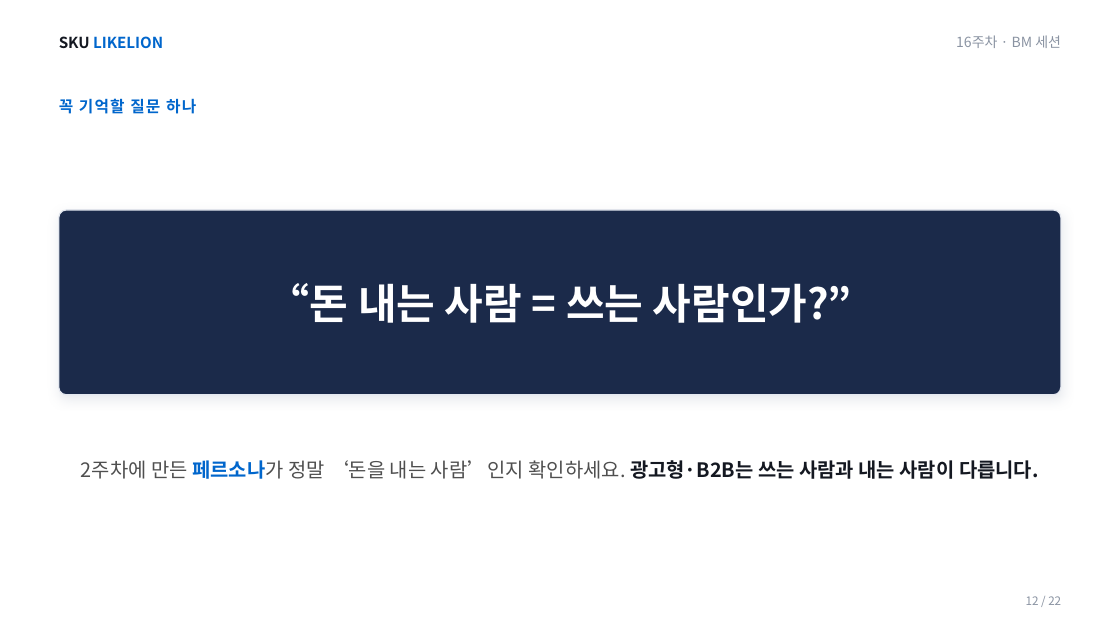
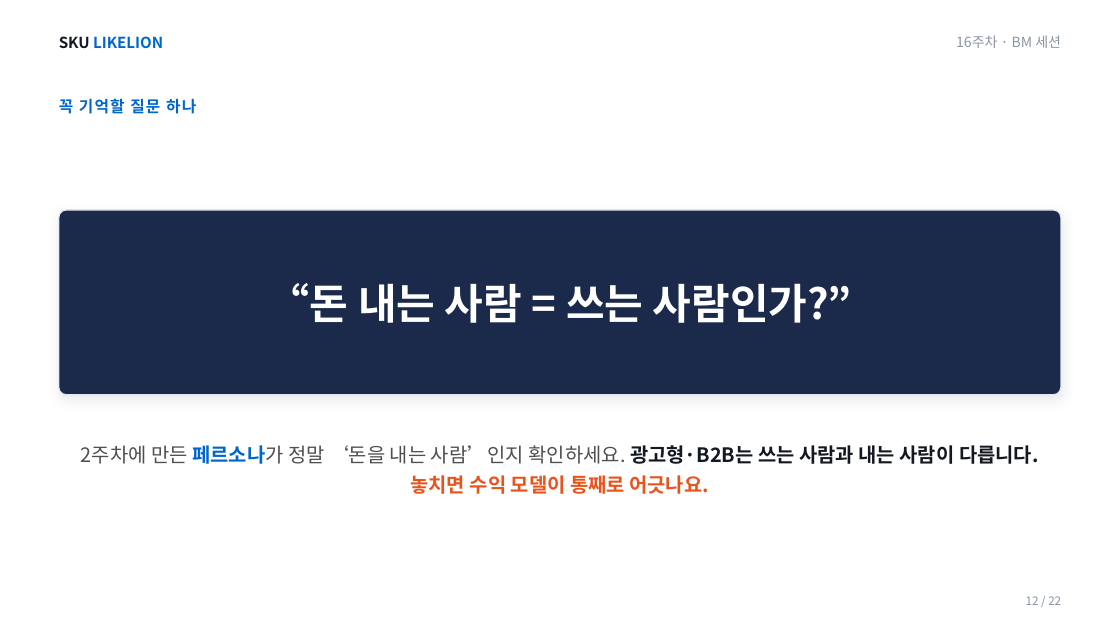
Before and after one commit to SKUnohtaekyung/BM, a slide deck: slide 12 of 슬라이드/BM_16주차_강의덱.pptx. Drawn at 1120x630 pixels with LibreOffice and Linux fonts; fonts in the diff are those of the drawing. Boxes give left, top, right and bottom in pixels: in the first picture for what was removed or moved away, otherwise in the second. Text is boxed around its words. In the diff, an @@ line names an element or a change of style, - is before the commit and + after.

```diff
--- a/슬라이드/BM_16주차_강의덱.pptx
+++ b/슬라이드/BM_16주차_강의덱.pptx
@@ text at [81, 445, 1039, 494]: text changed @@
-2주차에 만든 페르소나가 정말 ‘돈을 내는 사람’인지 확인하세요. 광고형·B2B는 쓰는 사람과 내는 사람이 다릅니다.
+2주차에 만든 페르소나가 정말 ‘돈을 내는 사람’인지 확인하세요. 광고형·B2B는 쓰는 사람과 내는 사람이 다릅니다. 놓치면 수익 모델이 통째로 어긋나요.
```
Also in this commit, not shown: 14 other slides changed, 1 other file.
